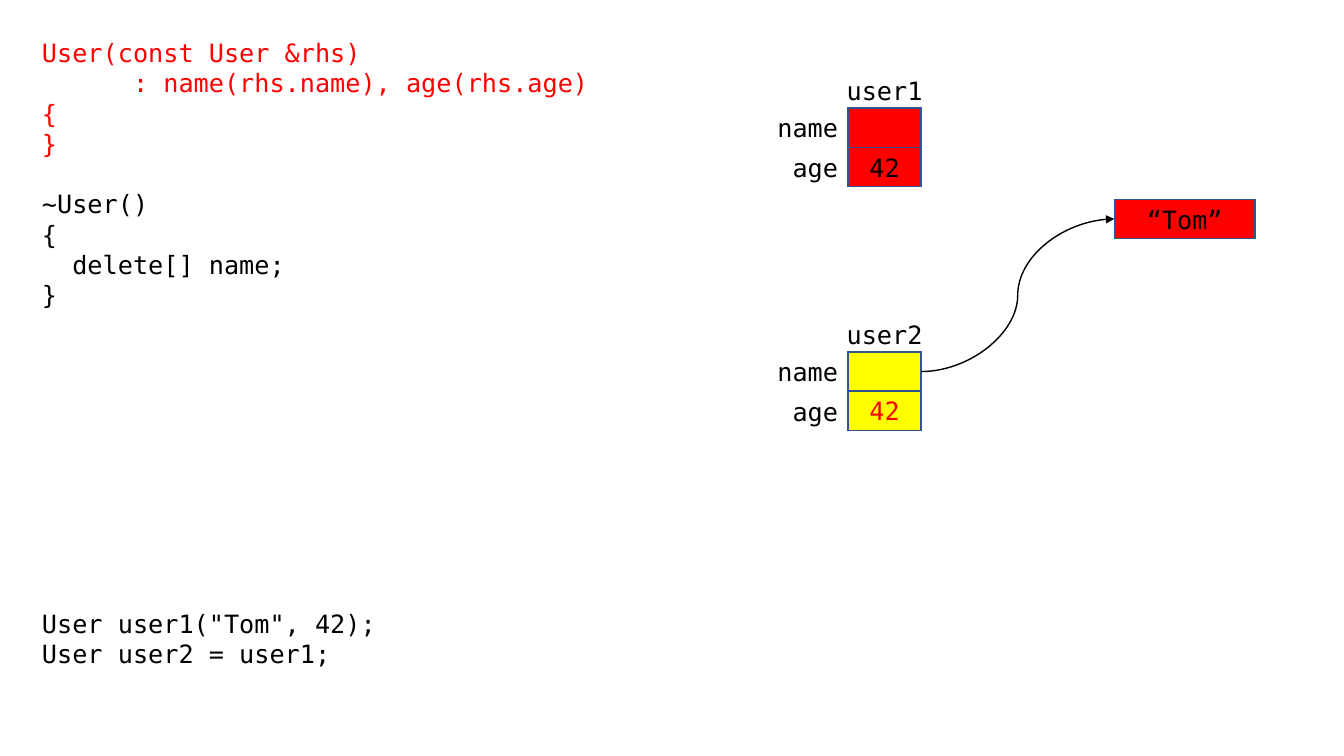
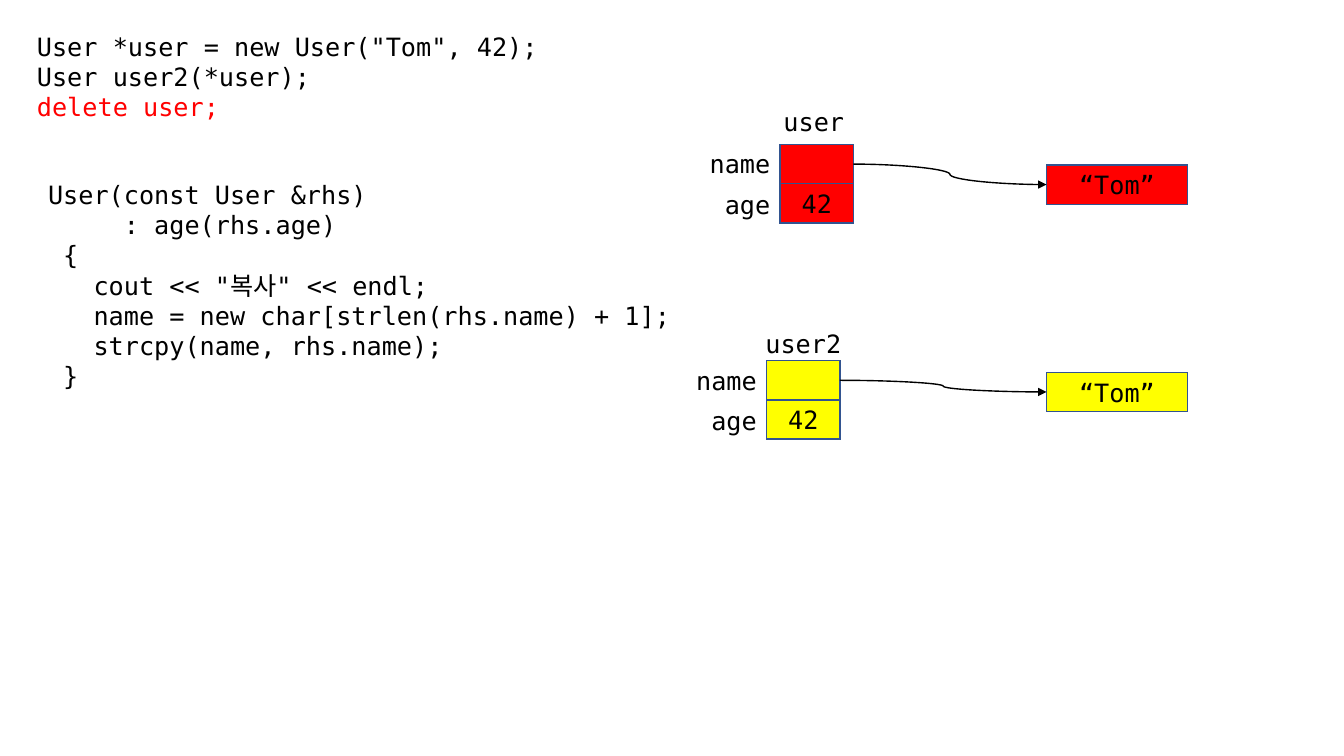
Before and after one commit to yoondev-classroom/cpp_221114, a slide deck: slide 34 of 221114.pptx (slide 26 before the commit). Drawn at 1344x756 pixels with LibreOffice and Linux fonts; fonts in the diff are those of the drawing. Boxes give left, top, right and bottom in pixels: in the first picture for what was removed or moved away, otherwise in the second. Text is boxed around its words. In the diff, an @@ line names an element or a change of style, - is before the commit and + after.

```diff
--- a/221114.pptx
+++ b/221114.pptx
@@ text added at (37,37,538,120), 18 pt, text #000000 @@
+User *user = new User("Tom", 42);
+User user2(*user);
+delete user;
@@ text removed at (42,43,588,278) @@
-User(const User &rhs)
-: name(rhs.name), age(rhs.age)
-{
-}
-~User()
-{
-delete[] name;
-}
@@ text removed at (847,81,923,101) @@
-user1
@@ text added at (783,117,844,132), 18 pt, text #000000 @@
+user
@@ 2 rectangles, 2 texts: place and size @@
-2 rectangles, 2 texts at (777,108,922,187)
+2 rectangles, 2 texts at (710,144,854,223)
@@ curved arrow added from (854, 164) to (1047, 185), #000000 1 pt @@
@@ rectangle "“Tom”": place and size @@
-rectangle "“Tom”" at (1114,200,1255,239)
+rectangle "“Tom”" at (1047,165,1188,205)
@@ text added at (48,185,670,361), 18 pt, text #000000 @@
+User(const User &rhs)
+: age(rhs.age)
+{
+cout << "복사" << endl;
+name = new char[strlen(rhs.name) + 1];
+strcpy(name, rhs.name);
+}
@@ 3 texts, 2 rectangles: place and size @@
-3 texts, 2 rectangles at (777,325,923,431)
+3 texts, 2 rectangles at (696,334,841,440)
@@ curved arrow moved from (922, 372) - (1114, 219) to (840, 380) - (1047, 392) @@
@@ rectangle added at (1047,372,1188,411), fill #FFFF00, outline #325491 1 pt, 18 pt, text #000000 @@
+“Tom”
@@ rectangle "42" at (767,400,841,440): text colour #FF0000 to #000000 @@
@@ text removed at (42,614,376,667) @@
-User user1("Tom", 42);
-User user2 = user1;
```
Also in this commit, not shown: 1 other slide changed, 1 slide added, 1 other file.
